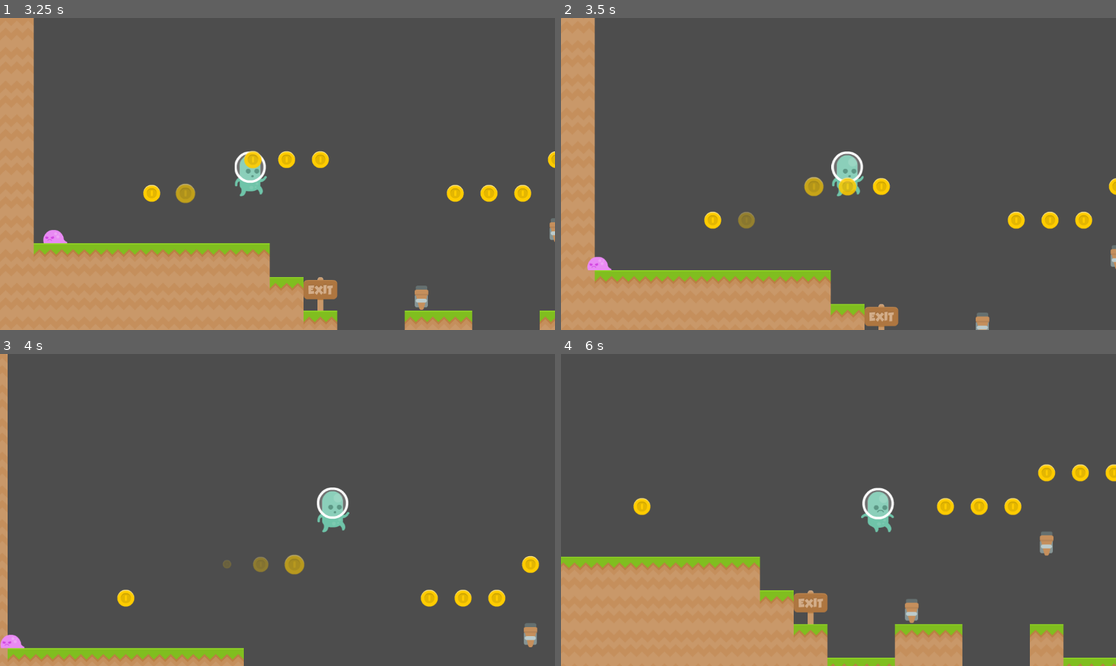
Above: before the commit, frames 1-4 (two rows, left to right).
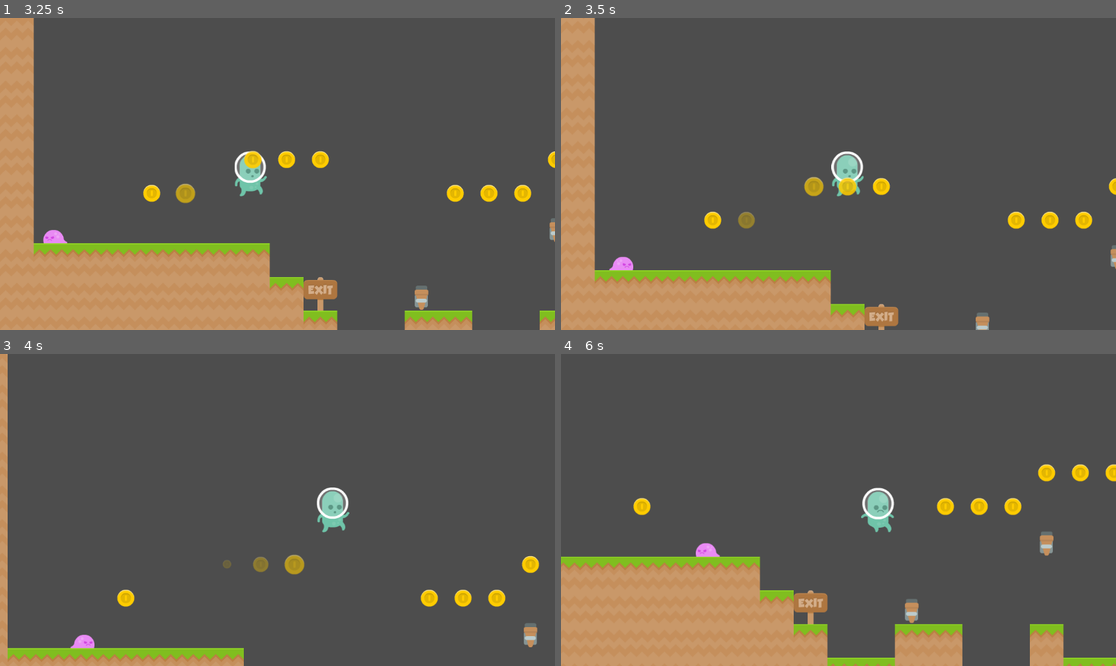
Above: after the commit, the same moments.

Repository: GreenCloversGames/Scalable-Platformer-Template
Game: Godot game, scene res://Scenes/Levels/test_level.tscn
Two runs of this game, one before a commit and one after it. Both use one fixed random seed, a clock stepped at 60 frames per second and the inputs below.
Inputs:
- Up to frame 1 (3.25 s): tap Enter (ui_accept) at 0.5, 0.77, 1.52, 3.02 s; hold Right (ui_right) 0.53-2.03 s; hold Left (ui_left) 2.03-2.78 s; hold Right (ui_right) from 2.78 s (still down)
- Up to frame 2 (3.5 s): keep holding Right (ui_right)
- Up to frame 3 (4 s): keep holding Right (ui_right); tap Enter (ui_accept) at 3.77 s
- Up to frame 4 (6 s): release Right (ui_right) at 4.28 s; hold Left (ui_left) 4.28-5.03 s; tap Enter (ui_accept) at 4.52 s; hold Right (ui_right) 5.03-5.78 s; hold Left (ui_left) from 5.78 s (still down)

Frame 1 is identical in both runs. In frame 2, 0.3% of the frame differs, in the area x 4-14%, y 76-81%; in frame 3, 0.3%, in the area x 0-18%, y 89-95%; in frame 4, 0.2%.

Commit message:
Updated Walking Enemy flipping
Added an animation player to configure facing right and facing left

Diff:
--- a/Scenes/Enemies/crawler_enemy.gd
+++ b/Scenes/Enemies/crawler_enemy.gd
@@ -26,5 +26,7 @@
 
 func flip():
 	facing_right = !facing_right
-	$Sprite2D.flip_h = !$Sprite2D.flip_h
-	$Marker2D.scale.x *= -1
+	if facing_right:
+		$AnimationPlayer.play("FlipRight")
+	else :
+		$AnimationPlayer.play("FlipLeft")
--- a/Scenes/Enemies/crawler_enemy.tscn
+++ b/Scenes/Enemies/crawler_enemy.tscn
@@ -10,6 +10,238 @@
 [sub_resource type="RectangleShape2D" id="RectangleShape2D_fdibw"]
 size = Vector2(33.5, 20)
 
+[sub_resource type="Animation" id="Animation_d4uvs"]
+resource_name = "FlipRight"
+tracks/0/type = "value"
+tracks/0/imported = false
+tracks/0/enabled = true
+tracks/0/path = NodePath("WallCast:target_position")
+tracks/0/interp = 1
+tracks/0/loop_wrap = true
+tracks/0/keys = {
+"times": PackedFloat32Array(0),
+"transitions": PackedFloat32Array(1),
+"update": 0,
+"values": [Vector2(27, 0)]
+}
+tracks/1/type = "value"
+tracks/1/imported = false
+tracks/1/enabled = true
+tracks/1/path = NodePath("WallCast:position")
+tracks/1/interp = 1
+tracks/1/loop_wrap = true
+tracks/1/keys = {
+"times": PackedFloat32Array(0),
+"transitions": PackedFloat32Array(1),
+"update": 0,
+"values": [Vector2(0, 0)]
+}
+tracks/2/type = "value"
+tracks/2/imported = false
+tracks/2/enabled = true
+tracks/2/path = NodePath("Sprite2D:flip_h")
+tracks/2/interp = 1
+tracks/2/loop_wrap = true
+tracks/2/keys = {
+"times": PackedFloat32Array(0),
+"transitions": PackedFloat32Array(1),
+"update": 1,
+"values": [true]
+}
+tracks/3/type = "value"
+tracks/3/imported = false
+tracks/3/enabled = true
+tracks/3/path = NodePath("Marker2D/FloorCast:position")
+tracks/3/interp = 1
+tracks/3/loop_wrap = true
+tracks/3/keys = {
+"times": PackedFloat32Array(0),
+"transitions": PackedFloat32Array(1),
+"update": 0,
+"values": [Vector2(25, 0)]
+}
+tracks/4/type = "value"
+tracks/4/imported = false
+tracks/4/enabled = true
+tracks/4/path = NodePath("Hitbox/CollisionShape2D:position")
+tracks/4/interp = 1
+tracks/4/loop_wrap = true
+tracks/4/keys = {
+"times": PackedFloat32Array(0),
+"transitions": PackedFloat32Array(1),
+"update": 0,
+"values": [Vector2(5, 4)]
+}
+tracks/5/type = "value"
+tracks/5/imported = false
+tracks/5/enabled = true
+tracks/5/path = NodePath("CollisionShape2D:position")
+tracks/5/interp = 1
+tracks/5/loop_wrap = true
+tracks/5/keys = {
+"times": PackedFloat32Array(0),
+"transitions": PackedFloat32Array(1),
+"update": 0,
+"values": [Vector2(5, 3)]
+}
+
+[sub_resource type="Animation" id="Animation_edm5o"]
+length = 0.001
+tracks/0/type = "value"
+tracks/0/imported = false
+tracks/0/enabled = true
+tracks/0/path = NodePath("WallCast:target_position")
+tracks/0/interp = 1
+tracks/0/loop_wrap = true
+tracks/0/keys = {
+"times": PackedFloat32Array(0),
+"transitions": PackedFloat32Array(1),
+"update": 0,
+"values": [Vector2(27, 0)]
+}
+tracks/1/type = "value"
+tracks/1/imported = false
+tracks/1/enabled = true
+tracks/1/path = NodePath("WallCast:position")
+tracks/1/interp = 1
+tracks/1/loop_wrap = true
+tracks/1/keys = {
+"times": PackedFloat32Array(0),
+"transitions": PackedFloat32Array(1),
+"update": 0,
+"values": [Vector2(0, 0)]
+}
+tracks/2/type = "value"
+tracks/2/imported = false
+tracks/2/enabled = true
+tracks/2/path = NodePath("Sprite2D:flip_h")
+tracks/2/interp = 1
+tracks/2/loop_wrap = true
+tracks/2/keys = {
+"times": PackedFloat32Array(0),
+"transitions": PackedFloat32Array(1),
+"update": 1,
+"values": [true]
+}
+tracks/3/type = "value"
+tracks/3/imported = false
+tracks/3/enabled = true
+tracks/3/path = NodePath("Marker2D/FloorCast:position")
+tracks/3/interp = 1
+tracks/3/loop_wrap = true
+tracks/3/keys = {
+"times": PackedFloat32Array(0),
+"transitions": PackedFloat32Array(1),
+"update": 0,
+"values": [Vector2(25, 0)]
+}
+tracks/4/type = "value"
+tracks/4/imported = false
+tracks/4/enabled = true
+tracks/4/path = NodePath("Hitbox/CollisionShape2D:position")
+tracks/4/interp = 1
+tracks/4/loop_wrap = true
+tracks/4/keys = {
+"times": PackedFloat32Array(0),
+"transitions": PackedFloat32Array(1),
+"update": 0,
+"values": [Vector2(5, 4)]
+}
+tracks/5/type = "value"
+tracks/5/imported = false
+tracks/5/enabled = true
+tracks/5/path = NodePath("CollisionShape2D:position")
+tracks/5/interp = 1
+tracks/5/loop_wrap = true
+tracks/5/keys = {
+"times": PackedFloat32Array(0),
+"transitions": PackedFloat32Array(1),
+"update": 0,
+"values": [Vector2(5, 3)]
+}
+
+[sub_resource type="Animation" id="Animation_h7aoi"]
+resource_name = "FlipLeft"
+tracks/0/type = "value"
+tracks/0/imported = false
+tracks/0/enabled = true
+tracks/0/path = NodePath("Sprite2D:flip_h")
+tracks/0/interp = 1
+tracks/0/loop_wrap = true
+tracks/0/keys = {
+"times": PackedFloat32Array(0),
+"transitions": PackedFloat32Array(1),
+"update": 1,
+"values": [false]
+}
+tracks/1/type = "value"
+tracks/1/imported = false
+tracks/1/enabled = true
+tracks/1/path = NodePath("Hitbox/CollisionShape2D:position")
+tracks/1/interp = 1
+tracks/1/loop_wrap = true
+tracks/1/keys = {
+"times": PackedFloat32Array(0),
+"transitions": PackedFloat32Array(1),
+"update": 0,
+"values": [Vector2(-3, 4)]
+}
+tracks/2/type = "value"
+tracks/2/imported = false
+tracks/2/enabled = true
+tracks/2/path = NodePath("CollisionShape2D:position")
+tracks/2/interp = 1
+tracks/2/loop_wrap = true
+tracks/2/keys = {
+"times": PackedFloat32Array(0),
+"transitions": PackedFloat32Array(1),
+"update": 0,
+"values": [Vector2(-3, 3)]
+}
+tracks/3/type = "value"
+tracks/3/imported = false
+tracks/3/enabled = true
+tracks/3/path = NodePath("WallCast:target_position")
+tracks/3/interp = 1
+tracks/3/loop_wrap = true
+tracks/3/keys = {
+"times": PackedFloat32Array(0),
+"transitions": PackedFloat32Array(1),
+"update": 0,
+"values": [Vector2(-25, 0)]
+}
+tracks/4/type = "value"
+tracks/4/imported = false
+tracks/4/enabled = true
+tracks/4/path = NodePath("WallCast:position")
+tracks/4/interp = 1
+tracks/4/loop_wrap = true
+tracks/4/keys = {
+"times": PackedFloat32Array(0),
+"transitions": PackedFloat32Array(1),
+"update": 0,
+"values": [Vector2(0, 0)]
+}
+tracks/5/type = "value"
+tracks/5/imported = false
+tracks/5/enabled = true
+tracks/5/path = NodePath("Marker2D/FloorCast:position")
+tracks/5/interp = 1
+tracks/5/loop_wrap = true
+tracks/5/keys = {
+"times": PackedFloat32Array(0),
+"transitions": PackedFloat32Array(1),
+"update": 0,
+"values": [Vector2(-24, 0)]
+}
+
+[sub_resource type="AnimationLibrary" id="AnimationLibrary_h2pxc"]
+_data = {
+"FlipLeft": SubResource("Animation_h7aoi"),
+"FlipRight": SubResource("Animation_d4uvs"),
+"RESET": SubResource("Animation_edm5o")
+}
+
 [node name="CrawlerEnemy" instance=ExtResource("1_3usj6")]
 script = ExtResource("2_vob1e")
 
@@ -18,11 +250,11 @@
 flip_h = true
 
 [node name="CollisionShape2D" parent="." index="1"]
-position = Vector2(5.5, 3)
+position = Vector2(5, 3)
 shape = SubResource("RectangleShape2D_dd41j")
 
 [node name="CollisionShape2D" parent="Hitbox" index="0"]
-position = Vector2(5.75, 4)
+position = Vector2(5, 4)
 shape = SubResource("RectangleShape2D_fdibw")
 
 [node name="WallCast" type="RayCast2D" parent="." index="3"]
@@ -33,3 +265,8 @@
 [node name="FloorCast" type="RayCast2D" parent="Marker2D" index="0"]
 position = Vector2(25, 0)
 target_position = Vector2(0, 20)
+
+[node name="AnimationPlayer" parent="." index="5"]
+libraries = {
+"": SubResource("AnimationLibrary_h2pxc")
+}
--- a/Scenes/Virtual/enemy.tscn
+++ b/Scenes/Virtual/enemy.tscn
@@ -6,3 +6,5 @@
 [node name="Enemy" groups=["enemy"] instance=ExtResource("1_ecsq5")]
 script = ExtResource("2_6iojk")
 speed = 100.0
+
+[node name="AnimationPlayer" type="AnimationPlayer" parent="." index="2"]
Not shown: 1 places in Scenes/Enemies/crawler_enemy.tscn that only renumber resources
